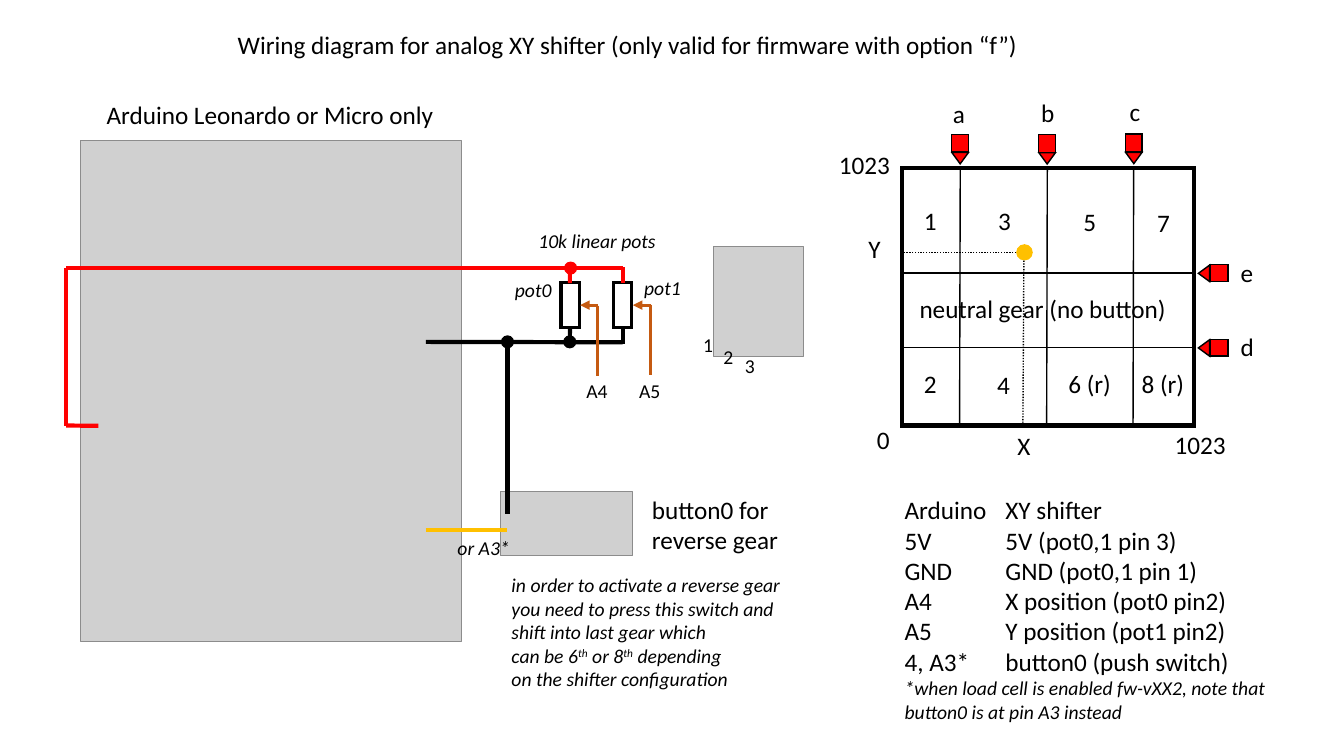
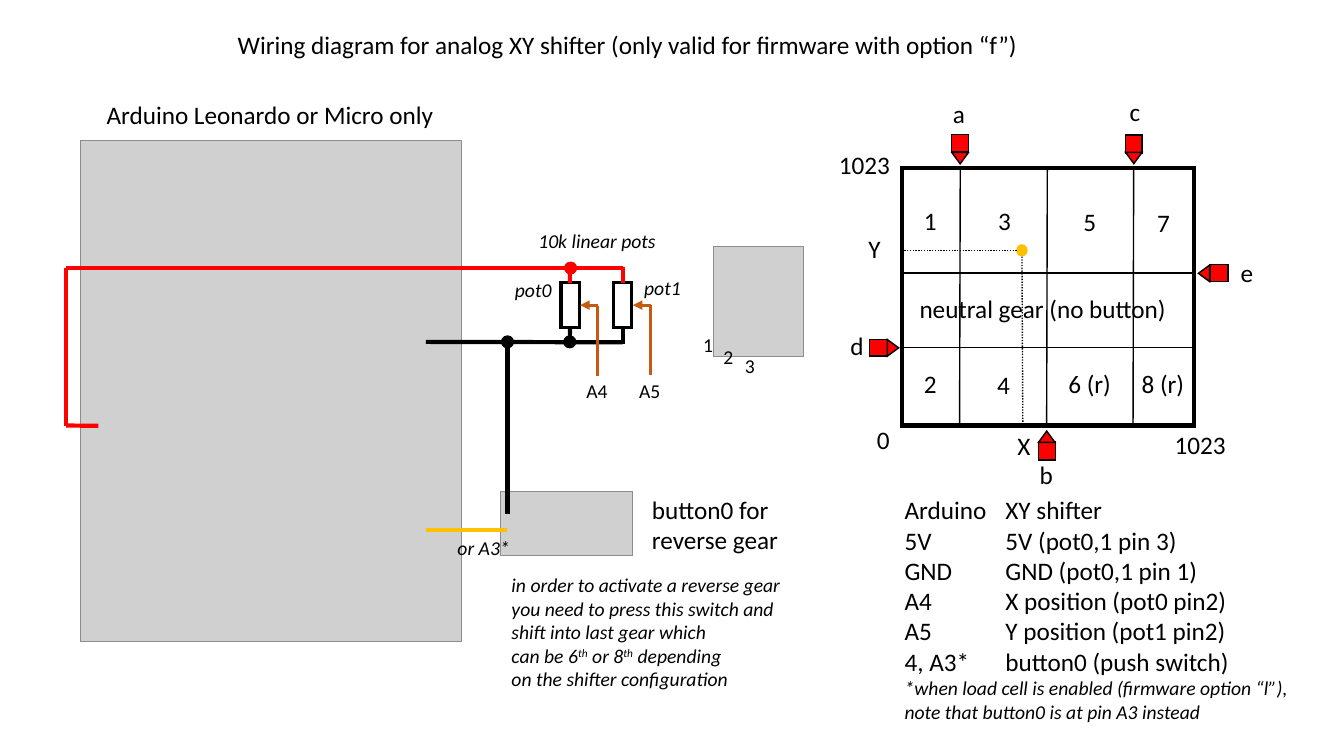
Before and after one commit to ranenbg/Arduino-FFB-wheel, a slide deck: slide 1 of brWheel_my/wirings/XY_shifter_wiring_diagram.pptx. Drawn at 1344x756 pixels with LibreOffice and Linux fonts; fonts in the diff are those of the drawing; grey boxes stand for pictures. Boxes give left, top, right and bottom in pixels: in the first picture for what was removed or moved away, otherwise in the second. Text is boxed around its words. In the diff, an @@ line names an element or a change of style, - is before the commit and + after.

```diff
--- a/brWheel_my/wirings/XY_shifter_wiring_diagram.pptx
+++ b/brWheel_my/wirings/XY_shifter_wiring_diagram.pptx
@@ ellipse: place and size @@
-ellipse at [1016, 244, 1033, 260]
+ellipse at [1016, 244, 1028, 256]
@@ line moved from (1024, 260) - (1023, 422) to (1022, 257) - (1023, 424) @@
@@ text "d": place and size @@
-text "d" at [1241, 338, 1254, 356]
+text "d" at [850, 337, 863, 355]
@@ rectangle at [870, 339, 888, 356]: rotation 90 to 270 degrees @@
@@ triangle at [888, 340, 899, 356]: rotation 270 to 90 degrees @@
@@ rectangle at [1038, 443, 1056, 461]: rotation 0 to 180 degrees @@
@@ triangle at [1038, 432, 1055, 443]: rotation 180 to 0 degrees @@
@@ text "b": place and size @@
-text "b" at [1041, 104, 1054, 122]
+text "b" at [1040, 466, 1053, 484]
@@ text at [905, 681, 1288, 722]: text changed @@
-*when load cell is enabled fw-vXX2, note that
-button0 is at pin A3 instead
+*when load cell is enabled (firmware option “l”),
+note that button0 is at pin A3 instead
```
Also in this commit, not shown: 1 other file.
